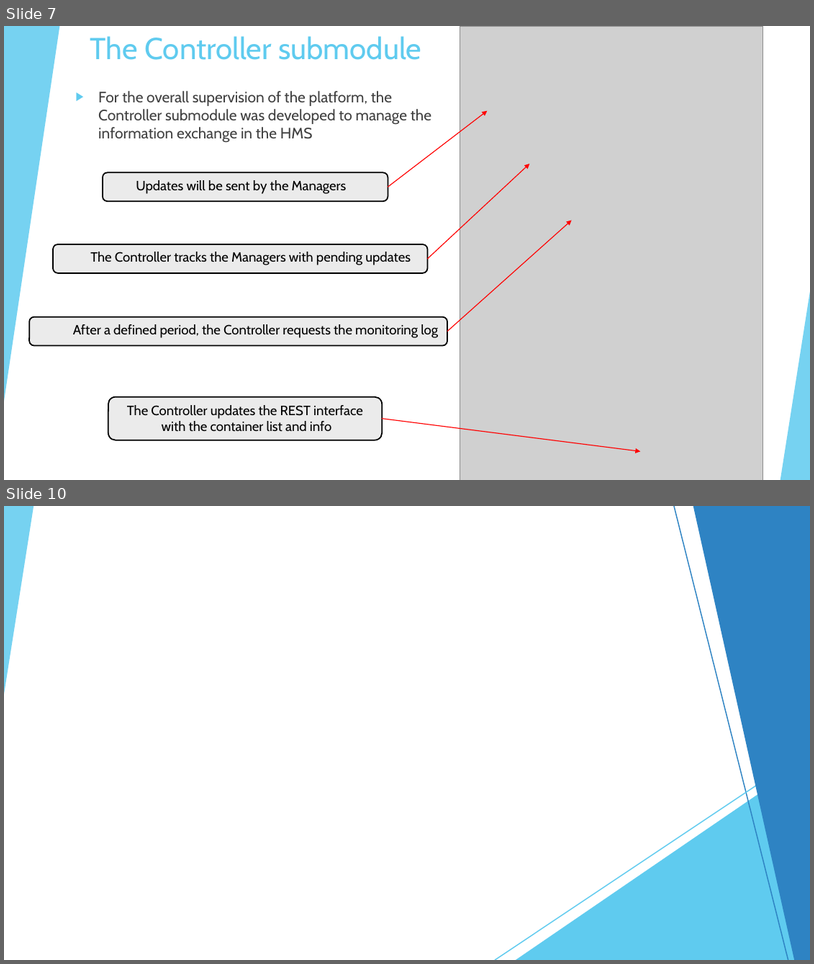
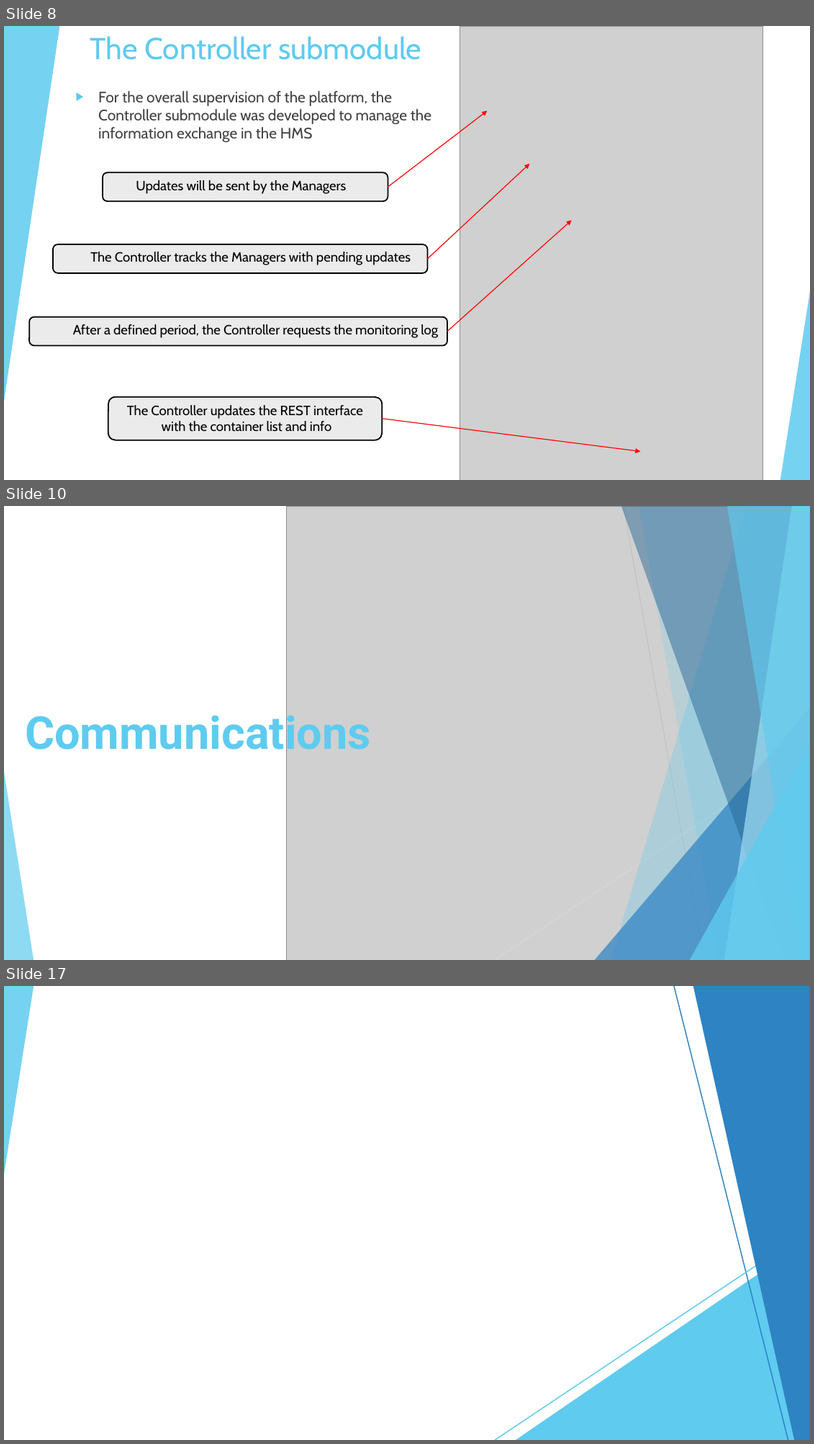
Before and after one commit to BarsantiNicola/DockerHealthMonitoring, a slide deck: Documentation/Cloud-Computing-Proj-Presentation.pptx. Shown one above the other, each under a label of ours: slides 7 and 10 before the commit, slides 8, 10 and 17 after it; the slides between them are not shown. The pictures are 814x964 and 814x1444 pixels, drawn with LibreOffice and Linux fonts; fonts in the diff are those of the drawing; grey boxes stand for pictures. Boxes give left, top, right and bottom in pixels: in the first picture for what was removed or moved away, otherwise in the second. Text is boxed around its words. In the diff, an @@ line names an element or a change of style, - is before the commit and + after.

```diff
--- a/Documentation/Cloud-Computing-Proj-Presentation.pptx
+++ b/Documentation/Cloud-Computing-Proj-Presentation.pptx
@@ slide 10 added at bbox=[4, 506, 810, 960], background #FFFFFF; not listed: 10 template elements that a slide beside it also shows @@
@@ picture added at bbox=[286, 506, 810, 960] @@
@@ freeform shape added at bbox=[612, 506, 810, 960], fill #5FCBEF at 30% opacity @@
@@ freeform shape added at bbox=[622, 506, 810, 960], fill #226292 at 47% opacity @@
@@ line added from (624, 506) to (705, 960), #BFBFBF 0.75 pt @@
@@ freeform shape added at bbox=[639, 506, 810, 960], fill #5FCBEF at 20% opacity @@
@@ freeform shape added at bbox=[725, 506, 810, 960], fill #9FE0F5 at 70% opacity @@
@@ freeform shape added at bbox=[728, 506, 810, 960], fill #5FCBEF at 65% opacity @@
@@ title added at bbox=[25, 708, 371, 760], 54 pt, text #5FCBEF, bold @@
+Communications
@@ triangle added at bbox=[595, 708, 810, 960], fill #2E83C3 at 72% opacity @@
@@ line added from (810, 750) to (495, 960), #D9D9D9 0.75 pt @@
@@ triangle added at bbox=[690, 744, 810, 960], fill #5FCBEF at 80% opacity @@
@@ what was slide 7 is now slide 8 @@
@@ what was slide 10 is now slide 17 @@
```
Also in this commit, not shown: 2 slides changed, 7 other slides added, 2 slides removed.
